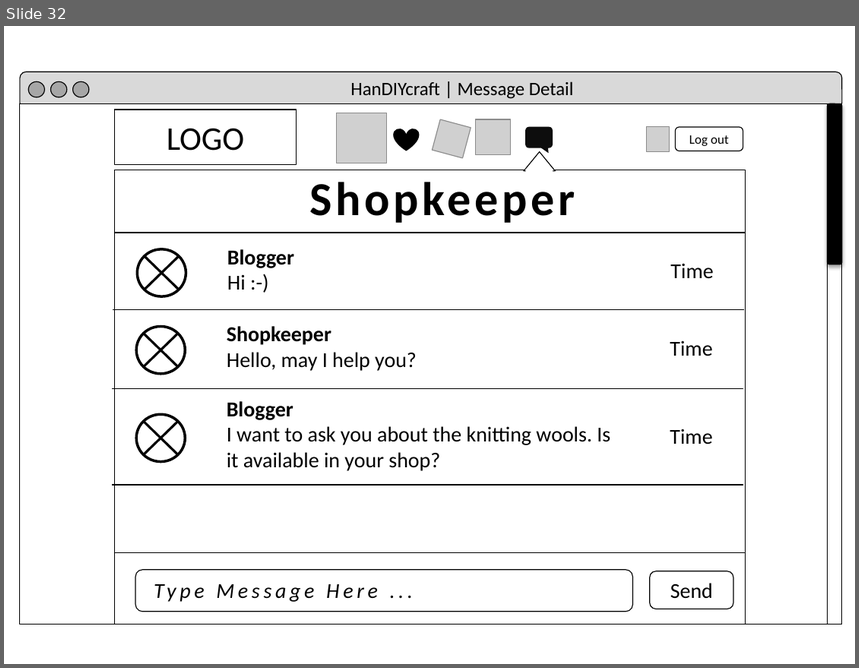
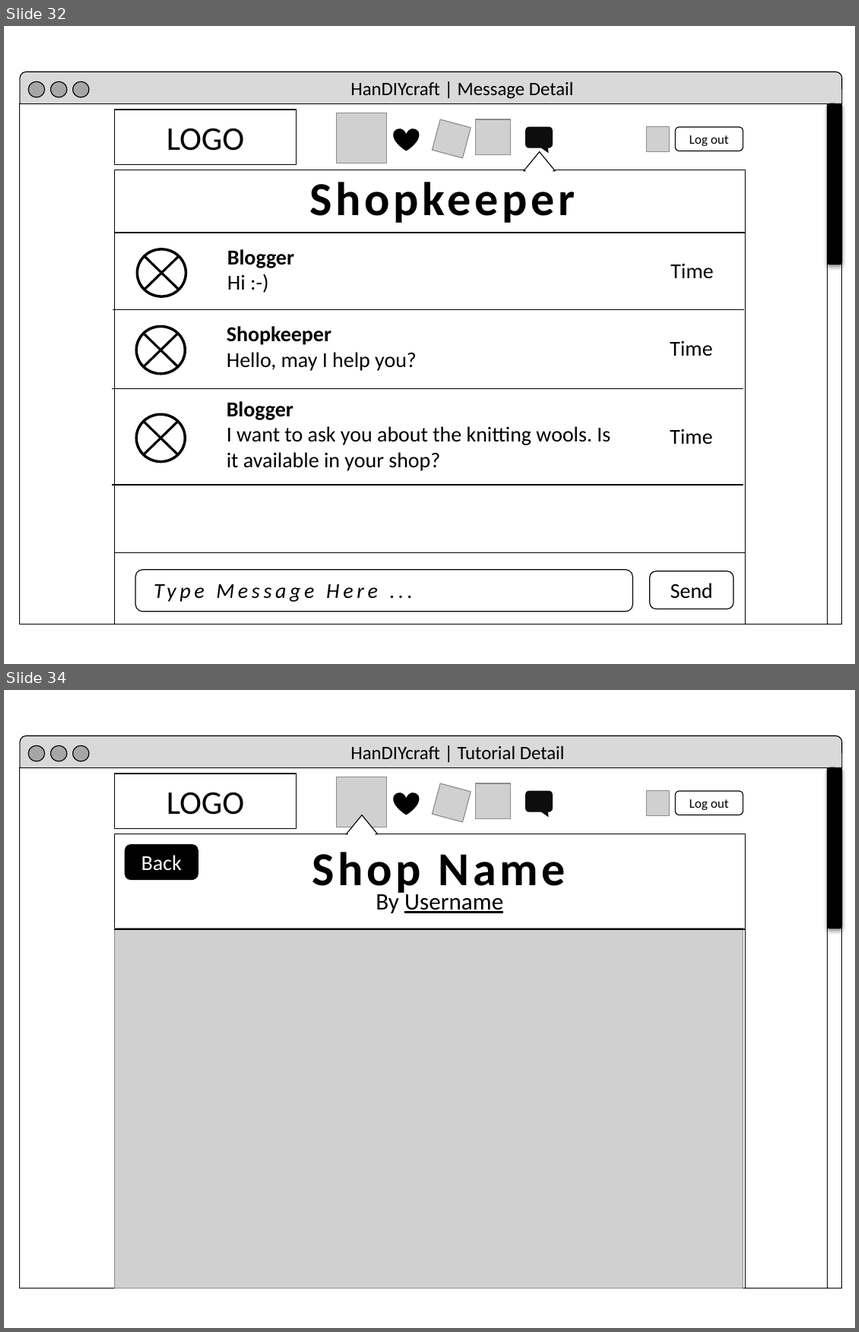
Before and after one commit to asciidaitoon/HanDIYcraft, a slide deck: GUI/HanDIYcraft-Web Rough GUI Design-V.2.0.pptx. Shown one above the other, each under a label of ours: slide 32 before the commit, slides 32 and 34 after it; the slides between them are not shown. The pictures are 859x668 and 859x1332 pixels, drawn with LibreOffice and Linux fonts; fonts in the diff are those of the drawing; grey boxes stand for pictures. Boxes give left, top, right and bottom in pixels: in the first picture for what was removed or moved away, otherwise in the second. Text is boxed around its words. In the diff, an @@ line names an element or a change of style, - is before the commit and + after.

Commit message:
14.10.2014
Update
-SRS >>> web URS&SRS
-SDD >>> class diagram description
-Test >>> web unit+system test plan & record
-GUI >>> (web) add explore shop UI

```diff
--- a/GUI/HanDIYcraft-Web Rough GUI Design-V.2.0.pptx
+++ b/GUI/HanDIYcraft-Web Rough GUI Design-V.2.0.pptx
@@ slide 34 added at (4,690,855,1328), background #FFFFFF @@
@@ rounded rectangle added at (20,736,842,774), fill #D9D9D9, outline #000000 0.75 pt @@
@@ ellipse added at (28,745,45,761), fill #A6A6A6, outline #000000 0.75 pt @@
@@ ellipse added at (51,745,67,761), fill #A6A6A6, outline #000000 0.75 pt @@
@@ ellipse added at (73,745,89,761), fill #A6A6A6, outline #000000 0.75 pt @@
@@ text added at (351,745,565,759), 16 pt, text #000000 @@
+HanDIYcraft | Tutorial Detail
@@ rectangle added at (20,768,842,1288), fill #FFFFFF, outline #000000 0.75 pt @@
@@ rectangle added at (115,774,296,829), fill #FFFFFF, outline #000000 0.75 pt, 28 pt, text #000000 @@
+LOGO
@@ picture added at (337,777,387,827) @@
@@ rectangle added at (827,768,842,1288), fill #FFFFFF, outline #000000 0.75 pt @@
@@ rounded rectangle added at (827,768,842,929), fill #000000, outline #000000 0.75 pt @@
@@ heart added at (393,792,418,815), fill #000000 @@
@@ picture added at (432,783,471,822) @@
@@ picture added at (475,783,512,819) @@
@@ rounded speech box added at (526,791,553,812), fill #0D0D0D @@
@@ picture added at (647,791,670,816) @@
@@ rounded rectangle added at (676,791,743,815), outline #000000 0.75 pt, 11 pt, text #000000 @@
+Log out
@@ triangle added at (346,815,378,834), fill #FFFFFF, outline #000000 0.75 pt @@
@@ rectangle added at (115,834,746,1288), fill #FFFFFF, outline #000000 0.75 pt @@
@@ rounded rectangle added at (125,845,198,880), fill #000000, outline #000000 0.75 pt, 18 pt, text #FFFFFF @@
+Back
@@ rectangle added at (348,832,375,839), fill #FFFFFF @@
@@ text added at (312,852,566,897), 40 pt, text #000000, bold @@
+Shop Name
@@ text added at (376,889,503,913), 20 pt, text #000000, underline @@
+By Username
@@ picture added at (115,929,743,1288) @@
@@ line added from (115, 929) to (746, 929), #000000 1 pt @@
```
Also in this commit, not shown: 1 other slide added, 6 other files.
